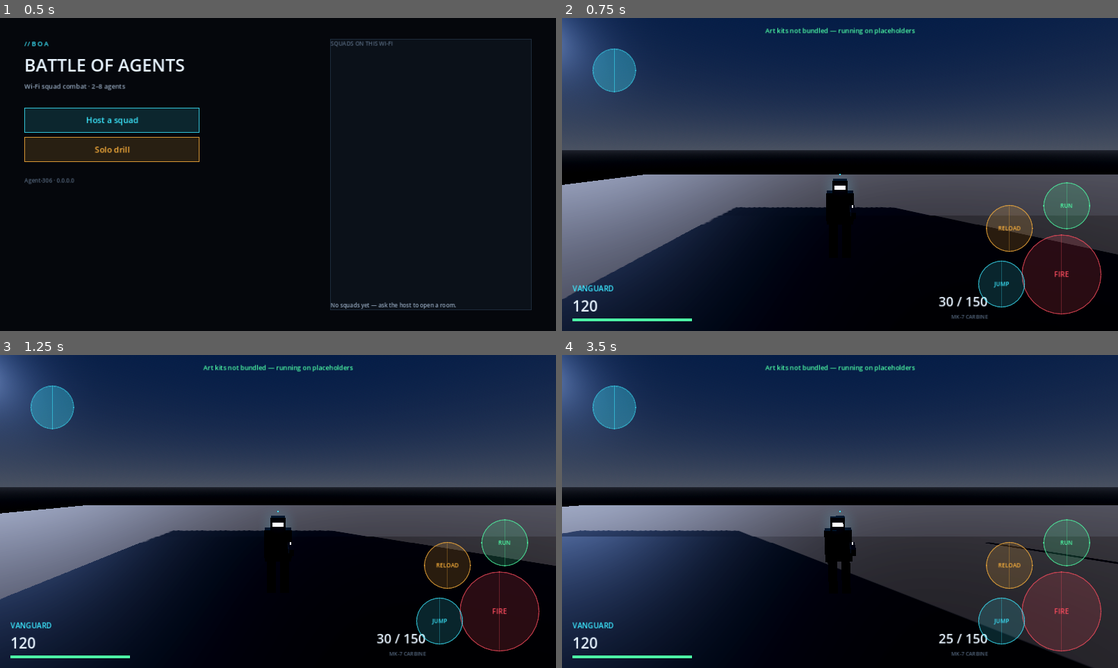
Above: before the commit, frames 1-4 (two rows, left to right).
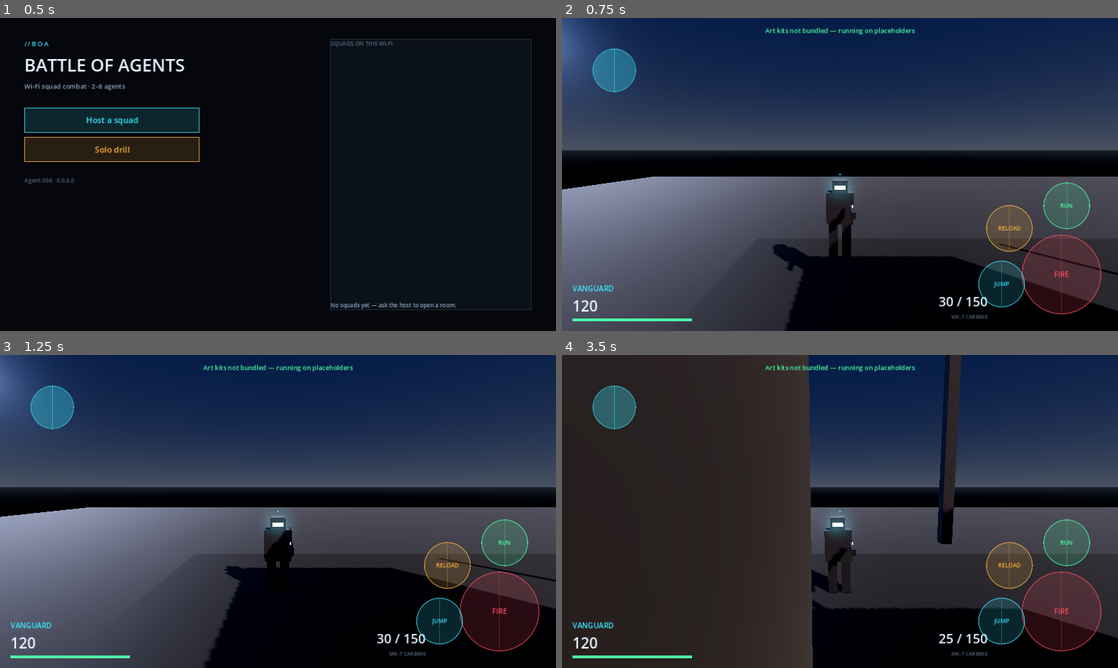
Above: after the commit, the same moments.

Repository: ElyasOmarcodes/My-Game
Game: Godot game, scene res://scenes/Main.tscn
Same seed, same stepped clock (60 frames per second), same inputs: the game is played once before the commit and once after it.
Inputs (mouse positions are in pixels of both pictures, inside the frame that each line leads up to):
- Up to frame 1 (0.5 s): no input
- Up to frame 2 (0.75 s): click "Solo drill" at 0.5 s
- Up to frame 3 (1.25 s): no input
- Up to frame 4 (3.5 s): tap Enter at 1.25 s; move the mouse to (962, 495) at 1.27 s; hold D 1.28-2 s; click (962, 495) at 1.42 s; tap Space at 1.52, 2.75 s; drag from (728, 527) to (812, 574) at 2.02 s; move the mouse to (895, 442) at 2.77 s; hold D from 2.78 s (still down)

Frame 1 is identical in both runs. In frame 2, 21% of the frame differs, in the area x 0-100%, y 50-100%; in frame 3, 21%; in frame 4, 50%, in the area x 0-100%, y 0-100%.

Commit message:
Match the town grid to the kits' scale
The models landed but came out as confetti: the kits are built at character
scale, where a house is a few units tall, while the grid was laid out in tens
of metres. Shrink the blocks to suit the art, and nudge each piece towards the
lot it stands on so a cottage and a townhouse still read as one town.

Co-Authored-By: Claude Opus 5 <noreply@anthropic.com>
Claude-Session: https://claude.ai/code/session_0119TpATQDcJ6F48dj6VQkgu

Diff:
--- a/godot/scripts/game/city_builder.gd
+++ b/godot/scripts/game/city_builder.gd
@@ -8,9 +8,9 @@
 ## two players standing in different worlds. When no kit was fetched the same
 ## layout is built from primitives instead, which keeps the project runnable.
 
-const BLOCKS := 5
-const BLOCK_SIZE := 36.0
-const ROAD_WIDTH := 12.0
+const BLOCKS := 7
+const BLOCK_SIZE := 14.0
+const ROAD_WIDTH := 6.0
 const TILE := BLOCK_SIZE + ROAD_WIDTH
 
 var spawns: Array[Transform3D] = []
@@ -116,8 +116,8 @@
 
 	for i in 3:
 		var offset := Vector3(
-			_rng.randf_range(-BLOCK_SIZE * 0.45, BLOCK_SIZE * 0.45), 0.0,
-			_rng.randf_range(-BLOCK_SIZE * 0.45, BLOCK_SIZE * 0.45))
+			_rng.randf_range(-BLOCK_SIZE * 0.42, BLOCK_SIZE * 0.42), 0.0,
+			_rng.randf_range(-BLOCK_SIZE * 0.42, BLOCK_SIZE * 0.42))
 		_place_prop(["box", "trash", "bench", "barrier"][_rng.randi() % 4],
 			centre + offset, _rng.randf() * 360.0)
 
@@ -144,11 +144,11 @@
 func _place_building(position: Vector3, yaw: float) -> void:
 	var scene: PackedScene = _library.random("buildings") if _library else null
 	if scene:
-		_instance(scene, position, yaw, true)
+		_instance(scene, position, yaw, true, BLOCK_SIZE * 0.42)
 	else:
-		var height := _rng.randf_range(6.0, 22.0)
+		var height := _rng.randf_range(3.0, 7.0)
 		_primitive_block(position, Vector3(
-			_rng.randf_range(8.0, 14.0), height, _rng.randf_range(8.0, 14.0)),
+			_rng.randf_range(4.0, 6.0), height, _rng.randf_range(4.0, 6.0)),
 			Color(0.14, 0.15, 0.18), true)
 	_placed += 1
 
@@ -161,17 +161,18 @@
 	if scene:
 		_instance(scene, position, yaw, false)
 	elif hint == "tree":
-		_primitive_block(position, Vector3(0.5, 4.0, 0.5), Color(0.10, 0.08, 0.06), false)
-		_primitive_block(position + Vector3(0, 3.4, 0), Vector3(3.0, 2.4, 3.0),
+		_primitive_block(position, Vector3(0.3, 2.4, 0.3), Color(0.10, 0.08, 0.06), false)
+		_primitive_block(position + Vector3(0, 2.0, 0), Vector3(1.8, 1.4, 1.8),
 			Color(0.09, 0.17, 0.10), false)
 	elif hint == "streetlight":
-		_primitive_block(position + Vector3(0, 3.5, 0), Vector3(0.2, 7.0, 0.2),
+		_primitive_block(position + Vector3(0, 1.8, 0), Vector3(0.12, 3.6, 0.12),
 			Color(0.13, 0.14, 0.17), false)
 	_placed += 1
 
 ## Instances a kit piece and, when it should block movement, wraps it in a body
 ## sized to its own bounds — the kits ship visuals only, no collision.
-func _instance(scene: PackedScene, position: Vector3, yaw: float, solid: bool) -> void:
+func _instance(scene: PackedScene, position: Vector3, yaw: float, solid: bool,
+		fit_width := 0.0) -> void:
 	var node: Node = scene.instantiate()
 	if not (node is Node3D):
 		return
@@ -181,10 +182,16 @@
 	model.rotation.y = deg_to_rad(yaw)
 	add_child(model)
 
+	var bounds := _visual_bounds(model)
+
+	# Kit pieces vary in size; nudge each one towards the lot it stands on so a
+	# cottage and a townhouse still read as the same town.
+	if fit_width > 0.0 and bounds.size.x > 0.001:
+		var largest := maxf(bounds.size.x, bounds.size.z)
+		model.scale = Vector3.ONE * clampf(fit_width / largest, 0.5, 3.5)
+
 	if not solid:
 		return
-
-	var bounds := _visual_bounds(model)
 	if bounds.size == Vector3.ZERO:
 		return
 
--- a/godot/scripts/tools/shot_runner.gd
+++ b/godot/scripts/tools/shot_runner.gd
@@ -79,18 +79,24 @@
 	var span := _city.span()
 
 	await _shot("godot-town-aerial",
-		Vector3(-span * 0.55, span * 0.42, -span * 0.55), Vector3(0, 4, 0), 48.0)
+		Vector3(-span * 0.42, span * 0.34, -span * 0.42), Vector3(0, 1.5, 0), 50.0)
 
+	# Stand on a road and look down it, at head height.
+	var road_x := -span * 0.5 + CityBuilder.ROAD_WIDTH * 0.5 + CityBuilder.TILE * 3.0
 	await _shot("godot-town-street",
-		Vector3(-CityBuilder.TILE * 1.5, 2.2, -span * 0.32),
-		Vector3(-CityBuilder.TILE * 1.5, 5.0, span * 0.2), 66.0)
+		Vector3(road_x, 1.7, -span * 0.34),
+		Vector3(road_x, 2.6, span * 0.3), 70.0)
+
+	await _shot("godot-town-corner",
+		Vector3(road_x - CityBuilder.TILE * 0.5, 3.4, -CityBuilder.TILE * 1.2),
+		Vector3(road_x + CityBuilder.TILE * 0.8, 1.2, CityBuilder.TILE * 0.6), 62.0)
 
 	_spawn_lineup()
 	await _shot("godot-agents", Vector3(0.4, 1.55, 6.4), Vector3(0, 1.0, 0), 42.0)
 
 func _spawn_lineup() -> void:
 	# A clean patch of street to stand the roster on.
-	var stage := Vector3(0, 40, 0)
+	var stage := Vector3(0, 60, 0)
 	_camera.position += stage
 
 	var floor_mesh := MeshInstance3D.new()
